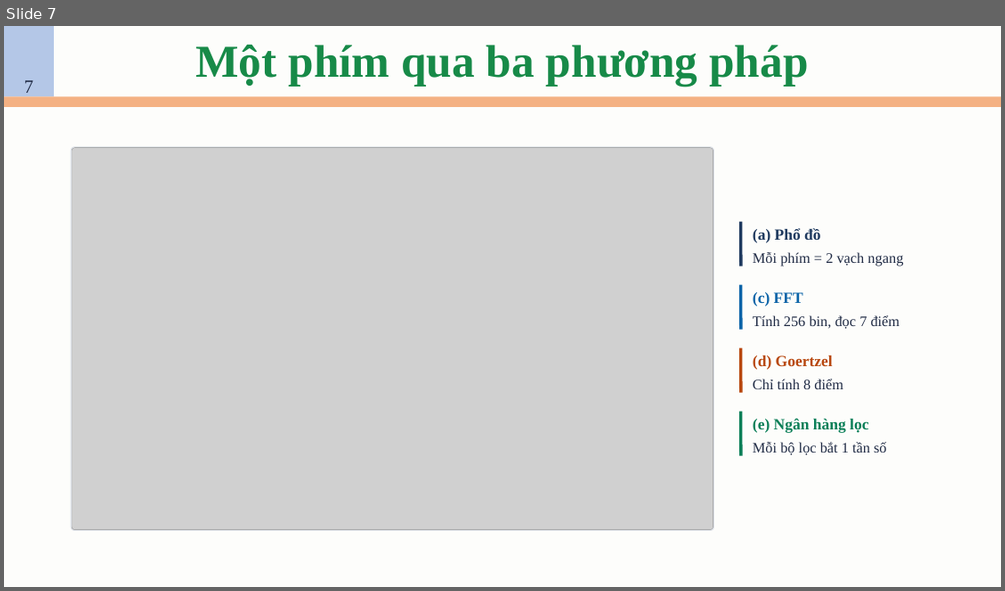
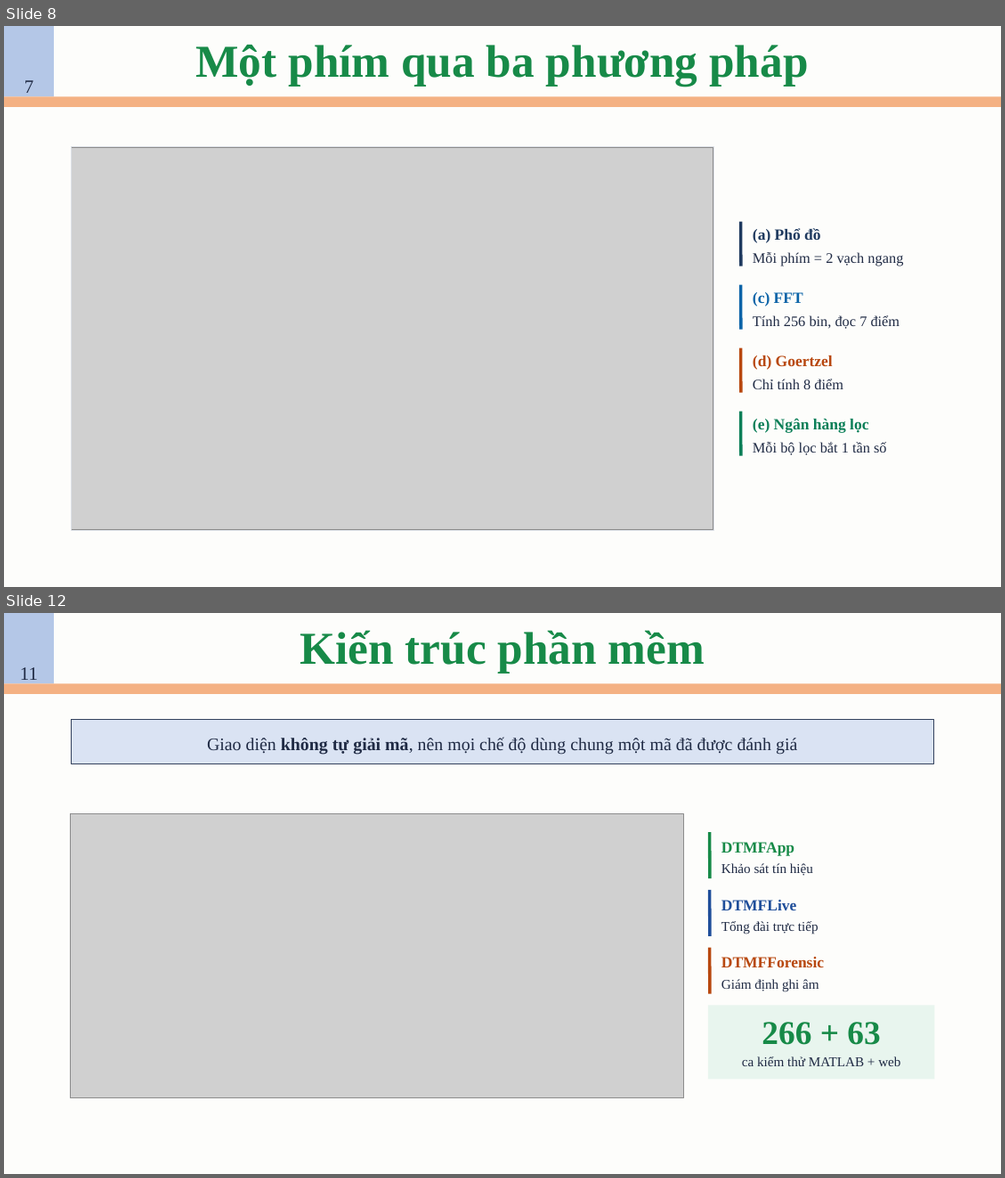
Before and after one commit to AIVIETNAM-AIO-DoHongNhat/DTMF, a slide deck: slides/Hệ thống phát và giải mã tín hiệu DTMF.pptx. Shown one above the other, each under a label of ours: slide 7 before the commit, slides 8 and 12 after it; the slides between them are not shown. The pictures are 1005x591 and 1005x1178 pixels, drawn with LibreOffice and Linux fonts; fonts in the diff are those of the drawing; grey boxes stand for pictures. Boxes give left, top, right and bottom in pixels: in the first picture for what was removed or moved away, otherwise in the second. Text is boxed around its words. In the diff, an @@ line names an element or a change of style, - is before the commit and + after.

```diff
--- a/slides/Hệ thống phát và giải mã tín hiệu DTMF.pptx
+++ b/slides/Hệ thống phát và giải mã tín hiệu DTMF.pptx
@@ slide 12 added at <box>4,613,1001,1174</box>, background #FDFDFB @@
@@ rectangle added at <box>4,613,54,683</box>, fill #B4C7E7, 18 pt, text #1F2A44 @@
+11
@@ title added at <box>299,630,704,674</box>, 44 pt, text #178A48, bold @@
+Kiến trúc phần mềm
@@ rectangle added at <box>4,683,1001,694</box>, fill #F4B183 @@
@@ rectangle added at <box>72,719,934,763</box>, fill #DAE3F3, outline #33415C 1 pt, 17 pt, text #1F2A44 @@
+Giao diện không tự giải mã, nên mọi chế độ dùng chung một mã đã được đánh giá
@@ picture added at <box>71,813,683,1097</box> @@
@@ line added from (710, 832) to (710, 878), #178A48 3 pt @@
@@ text added at <box>721,842,794,856</box>, 15 pt, text #178A48, bold @@
+DTMFApp
@@ text added at <box>721,863,813,876</box>, 13 pt, text #1F2A44 @@
+Khảo sát tín hiệu
@@ line added from (710, 890) to (710, 936), #1F4E9A 3 pt @@
@@ text added at <box>721,900,796,910</box>, 15 pt, text #1F4E9A, bold @@
+DTMFLive
@@ text added at <box>721,921,818,934</box>, 13 pt, text #1F2A44 @@
+Tổng đài trực tiếp
@@ line added from (710, 948) to (710, 994), #B8480F 3 pt @@
@@ text added at <box>721,957,824,967</box>, 15 pt, text #B8480F, bold @@
+DTMFForensic
@@ text added at <box>721,979,819,992</box>, 13 pt, text #1F2A44 @@
+Giám định ghi âm
@@ rectangle added at <box>708,1005,935,1078</box>, fill #E8F5EE @@
@@ text added at <box>761,1022,880,1045</box>, 32 pt, text #178A48, bold @@
+266 + 63
@@ text added at <box>742,1056,900,1066</box>, 13 pt, text #1F2A44 @@
+ca kiểm thử MATLAB + web
@@ what was slide 7 is now slide 8 @@
@@ slide 8 changed as well @@
@@ rectangle at <box>71,146,714,531</box>: rounded rectangle to rectangle @@
@@ rectangle at <box>72,147,714,530</box>: rounded rectangle to rectangle @@
```
Also in this commit, not shown: 14 other slides changed, 10 other slides added, 2 slides removed, 5 other files.
